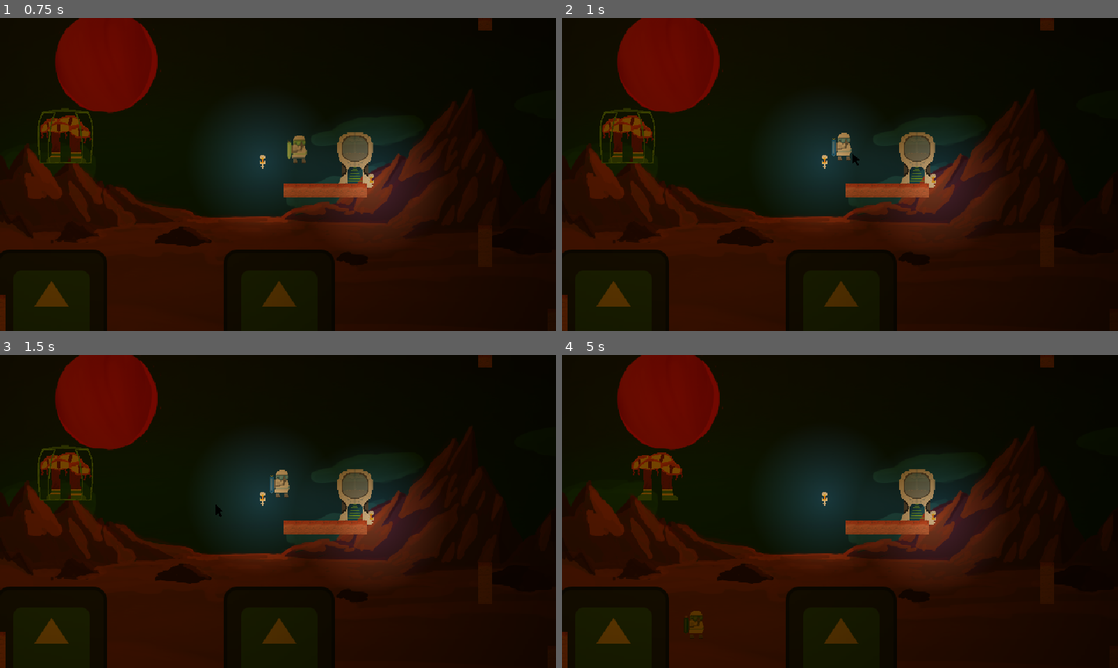
Above: before the commit, frames 1-4 (two rows, left to right).
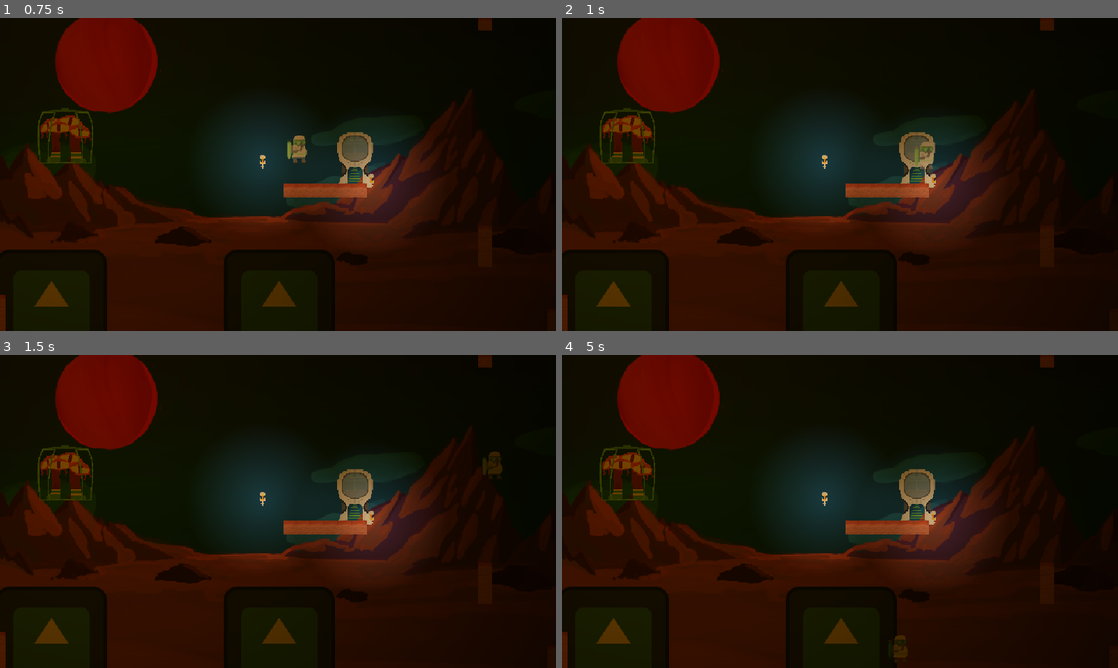
Above: after the commit, the same moments.

Repository: LeResteDuMonde/GameJamPSU
Game: Godot game, scene res://scene/Main.tscn
Same seed, same stepped clock (60 frames per second), same inputs: the game is played once before the commit and once after it. The engine's default icon, where the game draws it, is replaced by a stand-in: a white triangle on a blue panel in a dark square.
Inputs (mouse positions are in pixels of both pictures, inside the frame that each line leads up to):
- Up to frame 1 (0.75 s): tap Enter at 0.5 s; move the mouse to (400, 158) at 0.52 s; hold D (right) from 0.53 s (still down); hold Space (jump) from 0.53 s (still down); click (400, 158) at 0.6 s
- Up to frame 2 (1 s): keep holding D (right); keep holding Space (jump)
- Up to frame 3 (1.5 s): keep holding D (right); move the mouse to (166, 527) at 1.27 s; release Space (jump) at 1.28 s; tap Space (jump) at 1.35 s
- Up to frame 4 (5 s): tap Space (jump) at 1.52, 1.82, 2, 3.02, 3.32, 4.52, 4.82 s; click (728, 527) at 1.55 s; move the mouse to (895, 442) at 2.02 s; release D (right) at 2.03 s; hold A (left) 2.03-2.78 s; hold Space (jump) 2.03-2.78 s; click (895, 442) at 2.1 s; tap Enter at 2.75 s; move the mouse to (812, 574) at 2.77 s; hold D (right) 2.78-4.28 s; click (812, 574) at 2.85 s; move the mouse to (1006, 558) at 3.52 s; hold Space (jump) 3.53-4.28 s; move the mouse to (673, 464) at 4.27 s; hold A (left) from 4.28 s (still down); click (673, 464) at 4.35 s

Frame 1 is identical in both runs. In frame 2, 0.4% of the frame differs, in the area x 48-67%, y 36-49%; in frame 3, 0.4%; in frame 4, 1.7%, in the area x 6-63%, y 28-99%.

Commit message:
je sais plus encore une fois

Diff:
--- a/scene/Player.tscn
+++ b/scene/Player.tscn
@@ -1,12 +1,19 @@
-[gd_scene load_steps=4 format=3 uid="uid://3n3atoqehe5u"]
+[gd_scene load_steps=7 format=3 uid="uid://3n3atoqehe5u"]
 
 [ext_resource type="Script" path="res://script/player.gd" id="1_mceob"]
 [ext_resource type="Texture2D" uid="uid://bv5m0xdfeeagp" path="res://sprite/spritePlayer1.png" id="2_mscmd"]
+[ext_resource type="Script" path="res://script/deletableArea.gd" id="3_r48kp"]
 
 [sub_resource type="RectangleShape2D" id="RectangleShape2D_2dxre"]
 size = Vector2(20, 32)
 
-[node name="Player" type="CharacterBody2D"]
+[sub_resource type="RectangleShape2D" id="RectangleShape2D_o1eid"]
+size = Vector2(19, 25.25)
+
+[sub_resource type="RectangleShape2D" id="RectangleShape2D_i8880"]
+size = Vector2(21.5, 9)
+
+[node name="Player" type="CharacterBody2D" groups=["boots", "oxygene"]]
 script = ExtResource("1_mceob")
 
 [node name="CollisionShape2D" type="CollisionShape2D" parent="."]
@@ -15,7 +22,20 @@
 [node name="Sprite2D" type="Sprite2D" parent="."]
 texture = ExtResource("2_mscmd")
 
-[node name="Area2D" type="Area2D" parent="."]
+[node name="oxigene" type="Node2D" parent="." groups=["oxygene"]]
 
-[node name="CollisionShape2D" type="CollisionShape2D" parent="Area2D"]
-shape = SubResource("RectangleShape2D_2dxre")
+[node name="Area2D" type="Area2D" parent="oxigene"]
+script = ExtResource("3_r48kp")
+
+[node name="CollisionShape2D" type="CollisionShape2D" parent="oxigene/Area2D"]
+position = Vector2(-13, -2)
+shape = SubResource("RectangleShape2D_o1eid")
+
+[node name="boots" type="Node2D" parent="." groups=["boots"]]
+
+[node name="Area2D" type="Area2D" parent="boots"]
+script = ExtResource("3_r48kp")
+
+[node name="CollisionShape2D" type="CollisionShape2D" parent="boots/Area2D"]
+position = Vector2(5, 14.5)
+shape = SubResource("RectangleShape2D_i8880")
--- a/scene/samScene.tscn
+++ b/scene/samScene.tscn
@@ -32,7 +32,7 @@
 visible = false
 
 [node name="MoovingPlatform" parent="." instance=ExtResource("4_5oki3")]
-position = Vector2(339, 74)
+position = Vector2(174, -23)
 
 [node name="CagedMonster" parent="." instance=ExtResource("5_dg0ch")]
 position = Vector2(-452, 14)
--- a/script/CagedMonster.gd
+++ b/script/CagedMonster.gd
@@ -15,7 +15,8 @@
 func makeDeadly():#TODO connect to click
 	isDeadly = true
 	var cage  : Sprite2D = get_node("cage")
-	cage.queue_free()
+	if cage!=null:
+		cage.queue_free()
 	#TODO change sprit to animated sprit
 
 func _physics_process(delta):
@@ -46,6 +47,6 @@
 func respawn():
 	position = zero
 
-func delete():
+func delete(g):
 	makeDeadly()
 #func _process(delta):
--- a/script/deletableArea.gd
+++ b/script/deletableArea.gd
@@ -11,6 +11,9 @@
 	return area.get_node("../").name == "Cursor"
 
 func onAreaEntered(area):
+
+	#if (object.name=="oxigene"):
+	#	print_debug("area entered")
 	if isCursor(area) && GameManager.isDeletePhase:
 		for g in object.get_groups():
 			get_tree().call_group(g, "highlight")
@@ -23,7 +26,14 @@
 		isSelected = false
 
 func _input(event):
+	#if (object.name=="oxigene"):
+	#	print_debug("input %s, %s" %[object.name,isSelected])
+
 	if event.is_action_released("click") && isSelected && GameManager.isDeletePhase:
+	#	print_debug("click")
 		for g in object.get_groups():
-			get_tree().call_group(g, "delete")
+	#		print_debug("click groupe %s"%g)
+	#		if g != "_physics_process":
+				print_debug("groupe %s is called to be deleted" % g)
+				get_tree().call_group(g, "delete",g)
 		GameManager.switchToPlayPhase()
--- a/script/manager/gameManager.gd
+++ b/script/manager/gameManager.gd
@@ -10,6 +10,7 @@
 var player1Alive = true
 var player2Alive = true
 var currPlayer = 1
+var timeEnable = false
 
 # Called when the node enters the scene tree for the first time.
 func _ready():
--- a/script/movingPlatform.gd
+++ b/script/movingPlatform.gd
@@ -19,7 +19,7 @@
 
 	move_and_collide(move)
 
-func delete():
+func delete(g):
 	print_debug("delete the moving platform")
 	if deleteNumber==2:
 		queue_free()
--- a/script/player.gd
+++ b/script/player.gd
@@ -31,6 +31,12 @@
 		velocity.x = move_toward(velocity.x, 0, SPEED)
 
 	move_and_slide()
+	for i in get_slide_collision_count():
+		var collision = get_slide_collision(i)
+		var collider = collision.get_collider()
+		#print_debug(collider.name)
+		if collider.name == "StarShip":
+			GameManager.win()
 
 func kill():
 #	PlayerManager.respawnPlayer()
@@ -58,3 +64,10 @@
 
 func applyGravity(delta):
 	velocity.y += gravity * delta
+
+func delete(g):
+	if g=="oxigene":
+		GameManager.timerEnable = true
+		GameManager.startTimer()
+	if g=="boots":
+		jumpIsAnalogic = false
--- a/script/starship.gd
+++ b/script/starship.gd
@@ -1,8 +1,8 @@
-extends Area2D
+extends RigidBody2D
 
-func _ready():
-	area_entered.connect(onAreaEntered)
+#func _ready():
+#	area_entered.connect(onAreaEntered)
 
-func onAreaEntered(area):
-	if area.get_node("..").name == "Player":
-		GameManager.win()
+#func onAreaEntered(area):
+#	if area.get_node("..").name == "Player":
+#		GameManager.win()
